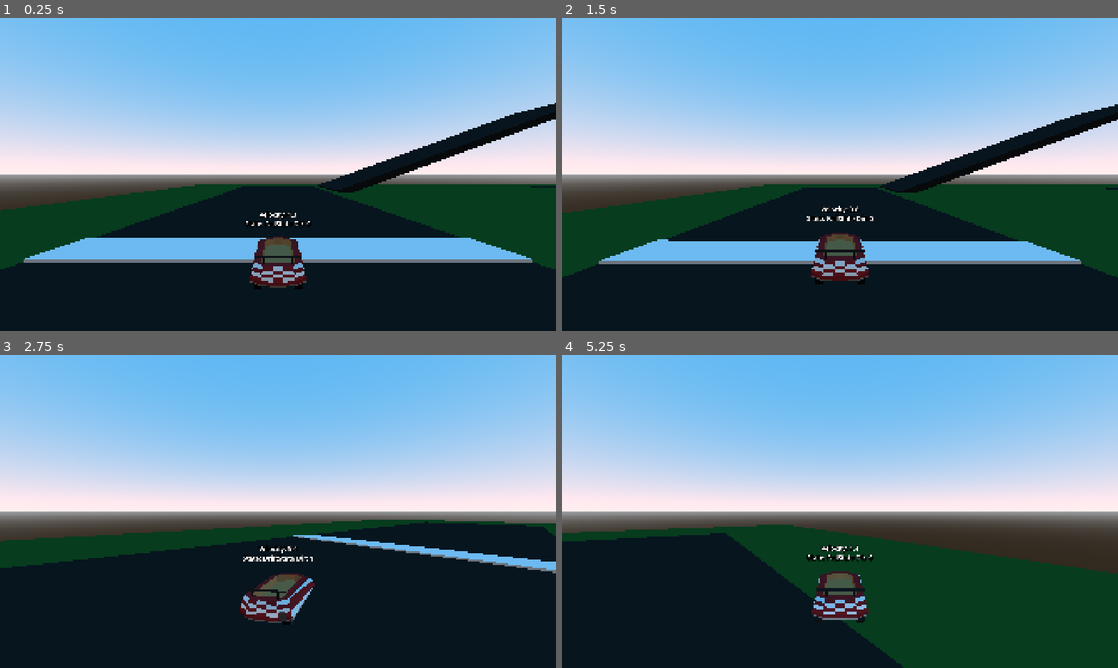
Above: before the commit, frames 1-4 (two rows, left to right).
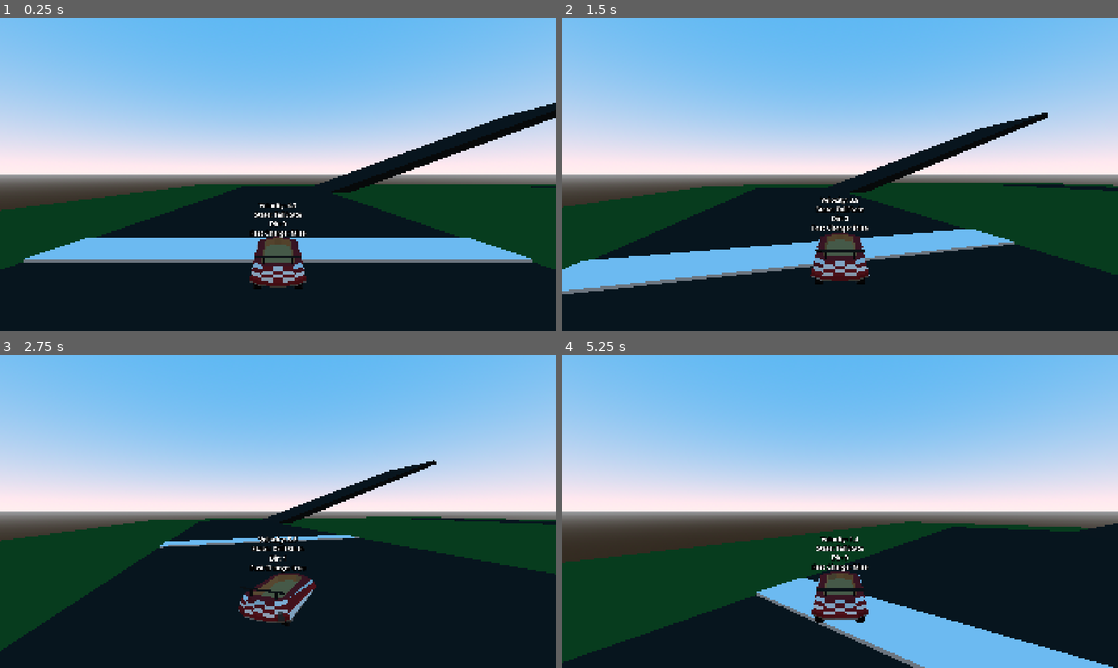
Above: after the commit, the same moments.

Repository: CISC-486-Game-Development-Project/cisc-486-game-development-project
Game: Godot game, scene res://Scenes/world_3d.tscn
Two runs of this game, one before a commit and one after it. Both use one fixed random seed, a clock stepped at 60 frames per second and the inputs below.
Inputs:
- Up to frame 1 (0.25 s): no input
- Up to frame 2 (1.5 s): hold D (Right) 0.53-1.28 s; hold P (Drift) 0.53-1.28 s; hold S (Backward) from 1.28 s (still down); tap P (Drift) at 1.35 s
- Up to frame 3 (2.75 s): release S (Backward) at 2.03 s; hold D (Right) from 2.03 s (still down); hold P (Drift) from 2.03 s (still down)
- Up to frame 4 (5.25 s): release D (Right) at 2.78 s; release P (Drift) at 2.78 s; hold W (Forward) 2.78-3.53 s; tap P (Drift) at 2.85, 4.35 s; hold P (Drift) 3.53-4.28 s; hold A (Left) 3.53-5.03 s; hold S (Backward) from 5.03 s (still down); hold P (Drift) from 5.03 s (still down)

The runs differ from the first frame. In frame 1, 0.7% of the frame differs, in the area x 44-100%, y 27-71%; in frame 2, 14%; in frame 3, 13%; in frame 4, 34%, in the area x 0-100%, y 53-100%.

Commit message:
Air Physics, Fast Charging & Audio Manager
Added proper air physics, the ability to fast charge a drift by holding in the direction of the drift, and an audio manager singleton as an autoload to use for music and sfx when we need them.

Diff:
--- a/Components/StateMachine/States/drift_state.gd
+++ b/Components/StateMachine/States/drift_state.gd
@@ -2,17 +2,23 @@
 extends State
 
 # Export Vars
+@export var drift_particles: GPUParticles3D ## The particles used for the drift effect.
+
 @export_category("Charge Times")
-@export var short_turbo_charge_time: float = 1.0
-@export var mid_turbo_charge_time: float = 2.0
-@export var long_turbo_charge_time: float = 3.0
+@export var short_turbo_charge_time: float = 2.0 ## The time in seconds it takes to charge a short turbo.
+@export var mid_turbo_charge_time: float = 4.0 ## The time in seconds it takes to charge a medium turbo.
+@export var long_turbo_charge_time: float = 6.0 ## The time in seconds it takes to charge a long turbo.
+@export var fast_charge_threshold: float = 0.8 ## The percent threshold of the control stick that begins fast charging.
+@export var fast_charge_multiplier: float = 1.5 ## The time multiplier granted by fast charging.
 
 @export_category("Boost Times")
-@export var short_turbo_boost_time: float = 1.0
-@export var mid_turbo_boost_time: float = 2.0
-@export var long_turbo_boost_time: float = 3.0
+@export var short_turbo_boost_time: float = 1.0 ## The time in seconds a short turbo's boost lasts.
+@export var mid_turbo_boost_time: float = 2.0 ## The time in seconds a medium turbo's boost lasts.
+@export var long_turbo_boost_time: float = 3.0 ## The time in seconds a long turbo's boost lasts.
 
-@export var drift_particles: GPUParticles3D
+@export_group("Physics Parameters")
+@export var fall_velocity: float = -100.0 ## Speed of falling.
+@export var fall_gravity: float = 20.0 ## Intensity of gravitational force.
 
 # Onready Vars
 @onready var entity: CharacterBody3D = state_machine.get_parent()
@@ -43,7 +49,12 @@
 	drift_particles.emitting = false
 
 func update(delta: float) -> void:
-	drift_time += delta
+	# Fast charge if holding above threshold in drift direction
+	if abs(entity.steer_request) >= fast_charge_threshold and sign(entity.steer_request) == entity.drift_dir:
+		drift_time += delta * fast_charge_multiplier
+	else:
+		drift_time += delta
+
 	if drift_time < short_turbo_charge_time:
 		drift_level = 0
 		drift_particles.process_material.color = Color(0.3, 0.3, 0.3, 1.0)
@@ -57,5 +68,8 @@
 		drift_level = 3
 		drift_particles.process_material.color = Color(1.0, 0.0, 0.0, 1.0)
 
-func physics_update(_delta: float) -> void:
+func physics_update(delta: float) -> void:
+	# Handle fall movement
+	entity.velocity.y = move_toward(entity.velocity.y, fall_velocity, fall_gravity * delta)
+
 	check_transitions()
--- a/Entities/PlayerKart3D/player_kart_3d.gd
+++ b/Entities/PlayerKart3D/player_kart_3d.gd
@@ -11,9 +11,10 @@
 @export var roll_friction: float = 0.8 ## Defines the intensity of the friction acting against the forward momentum.
 
 @export_group("Steering")
-@export_custom(PROPERTY_HINT_NONE, "suffix:degrees") var max_steering_angle_slow: float = 16.0 ## Defines the maximum steering angle, should be higher when going slow
-@export_custom(PROPERTY_HINT_NONE, "suffix:degrees") var max_steering_angle_fast: float = 8.0 ## Defines the maximum steering angle, should be lower when going fast
-@export_custom(PROPERTY_HINT_NONE, "suffix:degrees/s") var air_steering_velocity: float = 50.0
+@export_custom(PROPERTY_HINT_NONE, "suffix:degrees") var max_steering_angle_slow: float = 8.0 ## Defines the maximum steering angle, should be higher when going slow.
+@export_custom(PROPERTY_HINT_NONE, "suffix:degrees") var max_steering_angle_fast: float = 4.0 ## Defines the maximum steering angle, should be lower when going fast.
+@export_custom(PROPERTY_HINT_NONE, "suffix:degrees/s") var handbrake_steering_velocity: float = 45.0 ## Defines the speed of handbreak steering (turning while very slow).
+@export_custom(PROPERTY_HINT_NONE, "suffix:degrees/s") var air_steering_velocity: float = 40.0 ## Defines the speed of mid-air steering.
 @export_custom(PROPERTY_HINT_NONE, "suffix:m") var wheel_base: float = 1.5
 @export var drift_steering_multiplier: float = 1.2
 
@@ -28,7 +29,7 @@
 @onready var debug_label_3d: Label3D = $DebugLabel3D
 
 # Internal Vars
-var move_input: Vector2
+#var move_input: Vector2
 var steer_request: float
 var accel_request: float
 var break_request: bool
@@ -44,7 +45,7 @@
 	# Decrement boost timer when active
 	if boost_timer > 0:
 		boost_timer -= delta
-		if boost_timer <= 0:
+		if boost_timer <= 0: # Stop particles if boost is over
 			boost_particles.emitting = false
 
 func _physics_process(delta: float) -> void:
@@ -60,15 +61,15 @@
 	move_and_slide()
 
 	# Debug label above kart
-	debug_label_3d.text = "Velocity: " + str(roundf(velocity.length() * 10) / 10) + "\nState: " + state_machine.current_state.name + " Dir: " + str(drift_dir)
+	debug_label_3d.text = "Velocity: " + str(roundf(velocity.length() * 10) / 10) + "\nState: " + state_machine.current_state.name + "\nDir: " + str(drift_dir) + "\nFast Charge: " + str(abs(steer_request) >= 0.8 and sign(steer_request) == drift_dir)
 
 ## Called every physics frame to collect input data.
 func _handle_input() -> void:
-	move_input = Input.get_vector("Left", "Right", "Backward", "Forward")
+	#move_input = Input.get_vector("Left", "Right", "Backward", "Forward")
 
 	# Set movement requests based on input
-	steer_request = move_input.x
-	accel_request = move_input.y
+	steer_request = Input.get_axis("Left", "Right")
+	accel_request = Input.get_axis("Backward", "Forward")
 	break_request = Input.is_action_pressed("Backward")
 	hop_request = Input.is_action_just_pressed("Drift")
 	drift_request = Input.is_action_pressed("Drift")
@@ -100,17 +101,23 @@
 	var horizonal_speed: float = v.length() * sign(v.dot(-global_transform.basis.z))
 	steering = lerp(steering, steer_request, 1.0 - pow(0.5, 60.0 * delta))
 
-	var angular_velocity: float = 0.0
+	# Default angle to when in mid-air
+	var angular_velocity: float = deg_to_rad(air_steering_velocity * steering)
 
 	var max_steering_angle = lerp(max_steering_angle_slow, max_steering_angle_fast, clamp(horizonal_speed / top_speed, 0.0, 1.0))
 	var avg_steering_angle = lerp(max_steering_angle_slow, max_steering_angle_fast, 1.0)
 
-	var steering_angle: float
-	if state_machine.current_state is DriftState:
-		steering_angle = drift_steering_multiplier * max_steering_angle * (drift_dir * 0.6 + 0.4 * steering)
-	elif abs(horizonal_speed) > 0.01:
-		steering_angle = max_steering_angle * steering
-	angular_velocity = (horizonal_speed * tan(deg_to_rad(steering_angle))) / wheel_base
+	# Calculate angular_velocity when not mid-air
+	if is_on_floor():
+		if break_request && abs(horizonal_speed) < 1:
+			angular_velocity = deg_to_rad(handbrake_steering_velocity * steering)
+		else:
+			var steering_angle: float
+			if state_machine.current_state is DriftState:
+				steering_angle = drift_steering_multiplier * max_steering_angle * (drift_dir * 0.6 + 0.4 * steering)
+			elif abs(horizonal_speed) > 0.01:
+				steering_angle = max_steering_angle * steering
+			angular_velocity = (horizonal_speed * tan(deg_to_rad(steering_angle))) / wheel_base
 
 	rotate_y(-delta * angular_velocity)
 
--- a/Entities/PlayerKart3D/player_kart_3d.tscn
+++ b/Entities/PlayerKart3D/player_kart_3d.tscn
@@ -117,13 +117,13 @@
 [node name="ToDrive" type="Node" parent="MovementStateMachine/IdleState" unique_id=710779934 node_paths=PackedStringArray("to_state")]
 script = ExtResource("6_7wlea")
 to_state = NodePath("../../DriveState")
-advance_expression = "entity.move_input.y > 0"
+advance_expression = "entity.accel_request > 0"
 metadata/_custom_type_script = "uid://l1hrvfthq543"
 
 [node name="ToReverse" type="Node" parent="MovementStateMachine/IdleState" unique_id=1883959023 node_paths=PackedStringArray("to_state")]
 script = ExtResource("6_7wlea")
 to_state = NodePath("../../ReverseState")
-advance_expression = "entity.move_input.y < 0"
+advance_expression = "entity.accel_request < 0"
 metadata/_custom_type_script = "uid://l1hrvfthq543"
 
 [node name="ToFall" type="Node" parent="MovementStateMachine/IdleState" unique_id=1885645421 node_paths=PackedStringArray("to_state")]
@@ -145,13 +145,13 @@
 [node name="ToIdle" type="Node" parent="MovementStateMachine/DriveState" unique_id=1345647024 node_paths=PackedStringArray("to_state")]
 script = ExtResource("6_7wlea")
 to_state = NodePath("../../IdleState")
-advance_expression = "entity.move_input.y < 0.2"
+advance_expression = "entity.accel_request < 0.2"
 metadata/_custom_type_script = "uid://l1hrvfthq543"
 
 [node name="ToReverse" type="Node" parent="MovementStateMachine/DriveState" unique_id=172421059 node_paths=PackedStringArray("to_state")]
 script = ExtResource("6_7wlea")
 to_state = NodePath("../../ReverseState")
-advance_expression = "entity.move_input.y < 0"
+advance_expression = "entity.accel_request < 0"
 metadata/_custom_type_script = "uid://l1hrvfthq543"
 
 [node name="ToFall" type="Node" parent="MovementStateMachine/DriveState" unique_id=1955009788 node_paths=PackedStringArray("to_state")]
@@ -173,13 +173,13 @@
 [node name="ToIdle" type="Node" parent="MovementStateMachine/ReverseState" unique_id=1123791105 node_paths=PackedStringArray("to_state")]
 script = ExtResource("6_7wlea")
 to_state = NodePath("../../IdleState")
-advance_expression = "entity.move_input.y > -0.2"
+advance_expression = "entity.accel_request > -0.2"
 metadata/_custom_type_script = "uid://l1hrvfthq543"
 
 [node name="ToDrive" type="Node" parent="MovementStateMachine/ReverseState" unique_id=566544809 node_paths=PackedStringArray("to_state")]
 script = ExtResource("6_7wlea")
 to_state = NodePath("../../DriveState")
-advance_expression = "entity.move_input.y > 0"
+advance_expression = "entity.accel_request > 0"
 metadata/_custom_type_script = "uid://l1hrvfthq543"
 
 [node name="ToFall" type="Node" parent="MovementStateMachine/ReverseState" unique_id=757413217 node_paths=PackedStringArray("to_state")]
@@ -225,12 +225,6 @@
 drift_particles = NodePath("../../DriftParticles")
 metadata/_custom_type_script = "uid://b2lqg5xhq7se0"
 
-[node name="ToFall" type="Node" parent="MovementStateMachine/DriftState" unique_id=1187573351 node_paths=PackedStringArray("to_state")]
-script = ExtResource("6_7wlea")
-to_state = NodePath("../../FallState")
-advance_expression = "not entity.is_on_floor()"
-metadata/_custom_type_script = "uid://l1hrvfthq543"
-
 [node name="ToIdle" type="Node" parent="MovementStateMachine/DriftState" unique_id=1526947133 node_paths=PackedStringArray("to_state")]
 script = ExtResource("6_7wlea")
 to_state = NodePath("../../IdleState")
--- a/Scenes/world_3d.tscn
+++ b/Scenes/world_3d.tscn
@@ -87,7 +87,7 @@
 shape = SubResource("BoxShape3D_d7dg0")
 
 [node name="Road4" type="StaticBody3D" parent="Terrain" unique_id=1559675576]
-transform = Transform3D(-4.1075268e-08, 1.4950174e-08, 1, 0.34202012, 0.9396926, 0, -0.9396926, 0.34202012, -4.371139e-08, -30, 8, 0)
+transform = Transform3D(-4.1075268e-08, 1.4950174e-08, 1, 0.34202012, 0.9396926, 0, -0.9396926, 0.34202012, -4.371139e-08, -30, 7.725, 1.21)
 
 [node name="MeshInstance3D" type="MeshInstance3D" parent="Terrain/Road4" unique_id=787643687]
 mesh = SubResource("BoxMesh_w7ecq")
--- /dev/null
+++ b/Singletons/audio_manager.gd
@@ -0,0 +1,42 @@
+## Singleton for managing sound effects.
+extends Node3D
+
+## Plays a sound.
+func create_sound(sound: AudioStream) -> void:
+	# Create new AudioStreamPlayer based on input AudioStream
+	var new_sound: AudioStreamPlayer = AudioStreamPlayer.new()
+	new_sound.stream = sound
+
+	# Connect signal to destroy once finished
+	new_sound.finished.connect(new_sound.queue_free)
+
+	# Add to scene and play sound
+	add_child(new_sound)
+	new_sound.play()
+
+## Plays a positional sound at a specified location.
+func create_sound_at_position(sound: AudioStream, location: Vector3) -> void:
+	# Create new AudioStreamPlayer3D based on input AudioStream
+	var new_sound: AudioStreamPlayer3D = AudioStreamPlayer3D.new()
+	new_sound.stream = sound
+
+	# Connect signal to destroy once finished
+	new_sound.finished.connect(new_sound.queue_free)
+
+	# Add to scene at position and play sound
+	add_child(new_sound)
+	new_sound.position = location
+	new_sound.play()
+
+## Plays a positional sound attached to a specified parent node.
+func create_sound_with_parent(sound: AudioStream, parent: Node3D) -> void:
+	# Create new AudioStreamPlayer3D based on input AudioStream
+	var new_sound: AudioStreamPlayer3D = AudioStreamPlayer3D.new()
+	new_sound.stream = sound
+
+	# Connect signal to destroy once finished
+	new_sound.finished.connect(new_sound.queue_free)
+
+	# Add to parent node and play sound
+	parent.add_child(new_sound)
+	new_sound.play()
--- a/project.godot
+++ b/project.godot
@@ -15,6 +15,10 @@
 config/features=PackedStringArray("4.7", "Forward Plus")
 config/icon="res://Assets/2D/Sprites/icon.svg"
 
+[autoload]
+
+AudioManager="*uid://bcq5ihk6khspi"
+
 [display]
 
 window/size/viewport_width=1920
@@ -29,26 +33,31 @@
 Forward={
 "deadzone": 0.2,
 "events": [Object(InputEventKey,"resource_local_to_scene":false,"resource_name":"","device":-1,"window_id":0,"alt_press …(192 unchanged characters)…
+, Object(InputEventJoypadButton,"resource_local_to_scene":false,"resource_name":"","device":-1,"button_index":1,"pressure":0.0,"pressed":true,"script":null)
 ]
 }
 Backward={
 "deadzone": 0.2,
 "events": [Object(InputEventKey,"resource_local_to_scene":false,"resource_name":"","device":-1,"window_id":0,"alt_press …(192 unchanged characters)…
+, Object(InputEventJoypadButton,"resource_local_to_scene":false,"resource_name":"","device":-1,"button_index":0,"pressure":0.0,"pressed":true,"script":null)
 ]
 }
 Left={
 "deadzone": 0.2,
 "events": [Object(InputEventKey,"resource_local_to_scene":false,"resource_name":"","device":-1,"window_id":0,"alt_press …(191 unchanged characters)…
+, Object(InputEventJoypadMotion,"resource_local_to_scene":false,"resource_name":"","device":-1,"axis":0,"axis_value":-1.0,"script":null)
 ]
 }
 Right={
 "deadzone": 0.2,
 "events": [Object(InputEventKey,"resource_local_to_scene":false,"resource_name":"","device":-1,"window_id":0,"alt_press …(192 unchanged characters)…
+, Object(InputEventJoypadMotion,"resource_local_to_scene":false,"resource_name":"","device":-1,"axis":0,"axis_value":1.0,"script":null)
 ]
 }
 Drift={
 "deadzone": 0.2,
 "events": [Object(InputEventKey,"resource_local_to_scene":false,"resource_name":"","device":-1,"window_id":0,"alt_press …(192 unchanged characters)…
+, Object(InputEventJoypadMotion,"resource_local_to_scene":false,"resource_name":"","device":-1,"axis":5,"axis_value":1.0,"script":null)
 ]
 }
 
Not shown, added: Singletons/audio_manager.gd.uid
